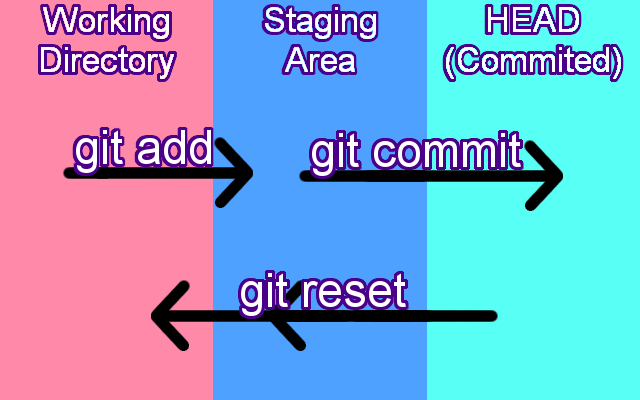
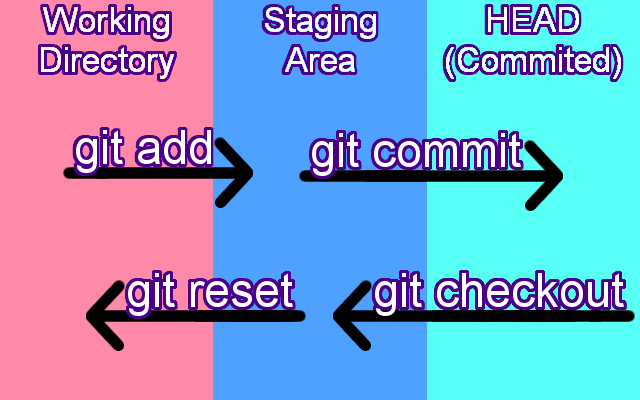
Layered file, before and after one edit (w=640, h=400). Changes by layer:
painted on "git reset" over (128, 270, 409, 319)
added layer "New Layer#1" above "git reset arrow" over (125, 270, 296, 319)
added layer "git reset arrow" above "git checkout" over (86, 280, 306, 351)
added layer "git checkout" above "git checkout arrow#1" over (375, 273, 624, 316)
added layer "git checkout arrow#1" above "New Layer" over (333, 280, 635, 351)
added layer "New Layer" above "git checkout arrow" over (372, 270, 627, 319)
renamed "git reset arrow" to "git checkout arrow", painted on it over (151, 280, 498, 351)
